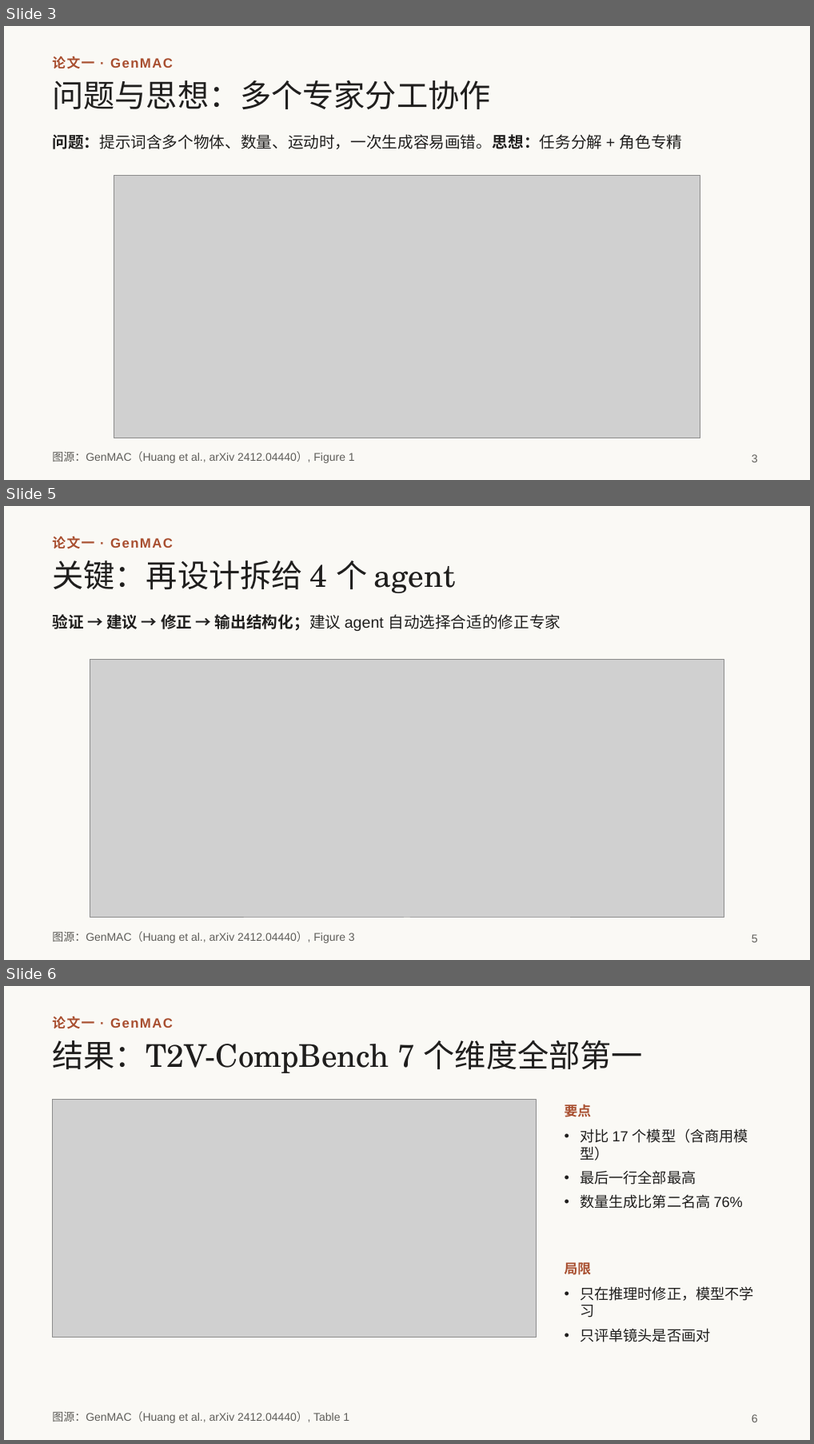
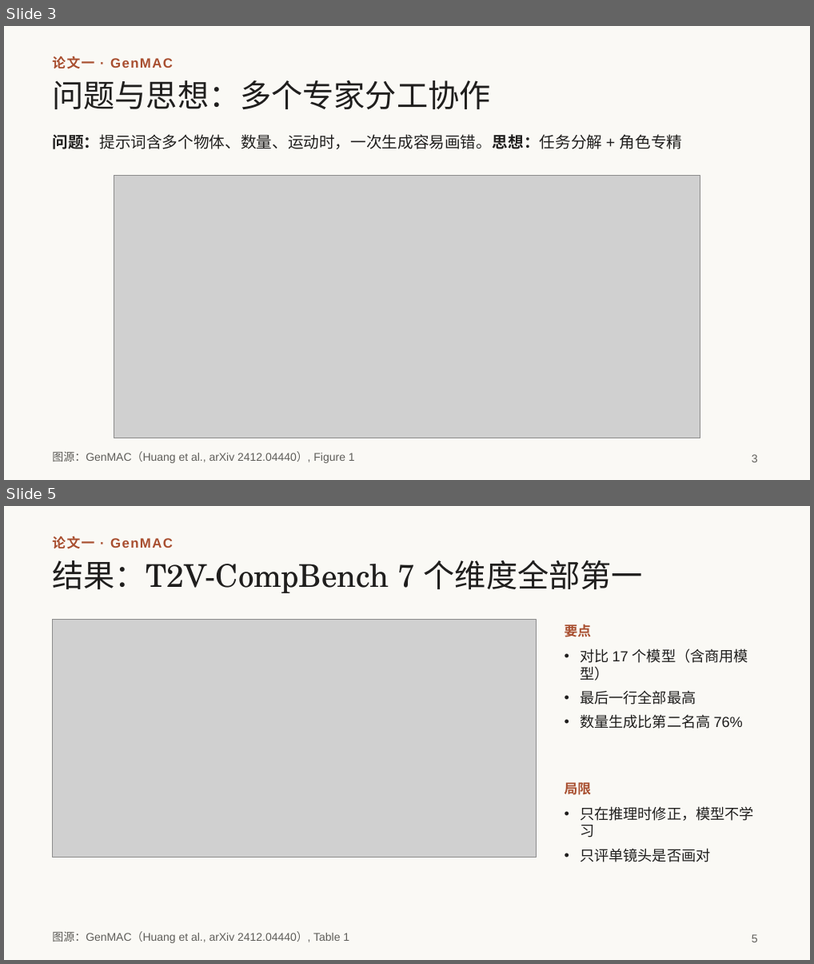
Before and after one commit to irving-2222/ICML, a slide deck: talk/研究分享_从多智能体协作到自进化.pptx. Shown one above the other, each under a label of ours: slides 3, 5 and 6 before the commit, slides 3 and 5 after it; the slides between them are not shown. The pictures are 814x1444 and 814x964 pixels, drawn with LibreOffice and Linux fonts; fonts in the diff are those of the drawing; grey boxes stand for pictures. Boxes give left, top, right and bottom in pixels: in the first picture for what was removed or moved away, otherwise in the second. Text is boxed around its words. In the diff, an @@ line names an element or a change of style, - is before the commit and + after.

```diff
--- a/talk/研究分享_从多智能体协作到自进化.pptx
+++ b/talk/研究分享_从多智能体协作到自进化.pptx
@@ slide 5 removed at (4, 506, 810, 960), background #FAF9F5 @@
@@ text removed at (52, 536, 173, 549) @@
-论文一 · GenMAC
@@ title removed at (52, 560, 455, 593) @@
-关键：再设计拆给 4 个 agent
@@ text removed at (52, 614, 561, 631) @@
-验证 → 建议 → 修正 → 输出结构化；建议 agent 自动选择合适的修正专家
@@ picture removed at (90, 660, 724, 917) @@
@@ text removed at (52, 931, 355, 943) @@
-图源：GenMAC（Huang et al., arXiv 2412.04440）, Figure 3
@@ page number removed at (752, 934, 758, 942) @@
-5
@@ what was slide 6 is now slide 5 @@
```
Also in this commit, not shown: 1 slide changed.
